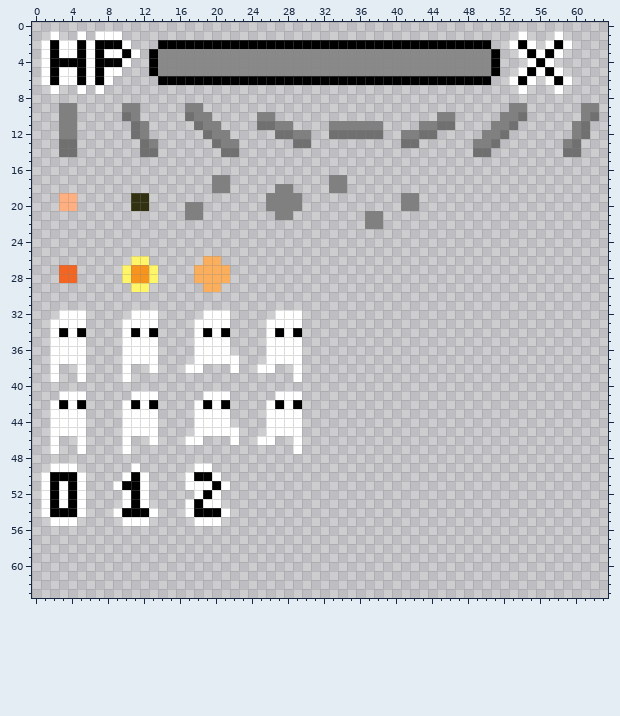
File history of a pixel-art sprite, out/res/misc.png. That is the earlier state.
The file is 64x64 pixels. Colours within 5 levels of each other are drawn and written as one.
The same view after the edit:
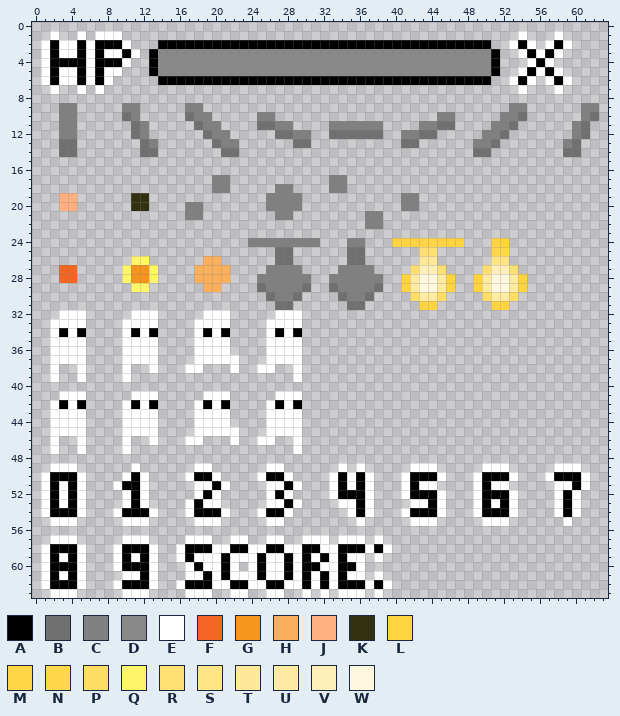
Palette (. is transparent): A #000000  B #707070  C #808080  D #898989  E #ffffff  F #f26522  G #f7941d  H #fbaf5d  J #ffaf80  K #313010  L #ffd440  M #ffd647  N #ffd74d  P #ffdc64  Q #fff568  R #ffdf72  S #ffe485  T #ffe898  U #ffeaa1  V #ffefb9  W #fff8de
The edit:
Changed rows in their new state; - is an unchanged pixel.
first column x 24:
24 CCCCCCCC---CC---LLLMMLLL---LL--
25 ---BB------BB------RR------NN--
26 ---BB------BB------TT------SS--
27 --CCCC----CCCC----RVVR----RVVR-
28 -CCCCCC--CCCCCC--LUWWUL--LUWWUL
29 -BCCCCB--BCCCCB--LUWWUL--LUWWUL
30 --BCCB----BCCB----PUUP----PUUP-
31 ---BB------BB------LL------LL--
first column x 1:
49 -------------------------EE------E-E-----EEE-----EEE-----EEE-
50 ------------------------EAAE----EAEAE---EAAAE---EAAAE---EAAAE
51 ----------------.--------EEAE---EAEAE---EAEE----EAEE-----EEAE
52 -------------------------EAE----EAAAE---EAAAE---EAAAE----EAE-
53 -------------------------EEAE----EEAE----EEAE---EAEAE----EAE-
54 ------------------------EAAE------EAE---EAAAE---EAAAE----EAE-
55 -------------------------EE--------E-----EEE-----EEE------E--
57 -EEE-----EEE----EEE--EE--EE--EEE-EEE-E-----------------------
58 EAAAE---EAAAE--EAAAEEAAEEAAEEAAEEAAAEAE----------------------
59 EAEAE---EAEAE--EAEEEAEEEAEEAEAEAEAEE-E-----------------------
60 EAAAE---EAAAE---EAEEAE-EAEEAEAAEEAAE-------------------------
61 EAEAE----EEAE---EEAEAEEEAEEAEAEAEAEE-E-----------------------
62 EAAAE---EAAAE--EAAAEEAAEEAAEEAEAEAAAEAE----------------------
63 -EEE-----EEE----EEE--EE--EE--E-E-EEE-E-----------------------
Where, in picture pixels (left, top, right, bottom), the same in both pictures:
added: (248, 238, 527, 310)
changed: (113, 463, 518, 598)
added: (545, 463, 590, 526)
added: (41, 535, 86, 598)
